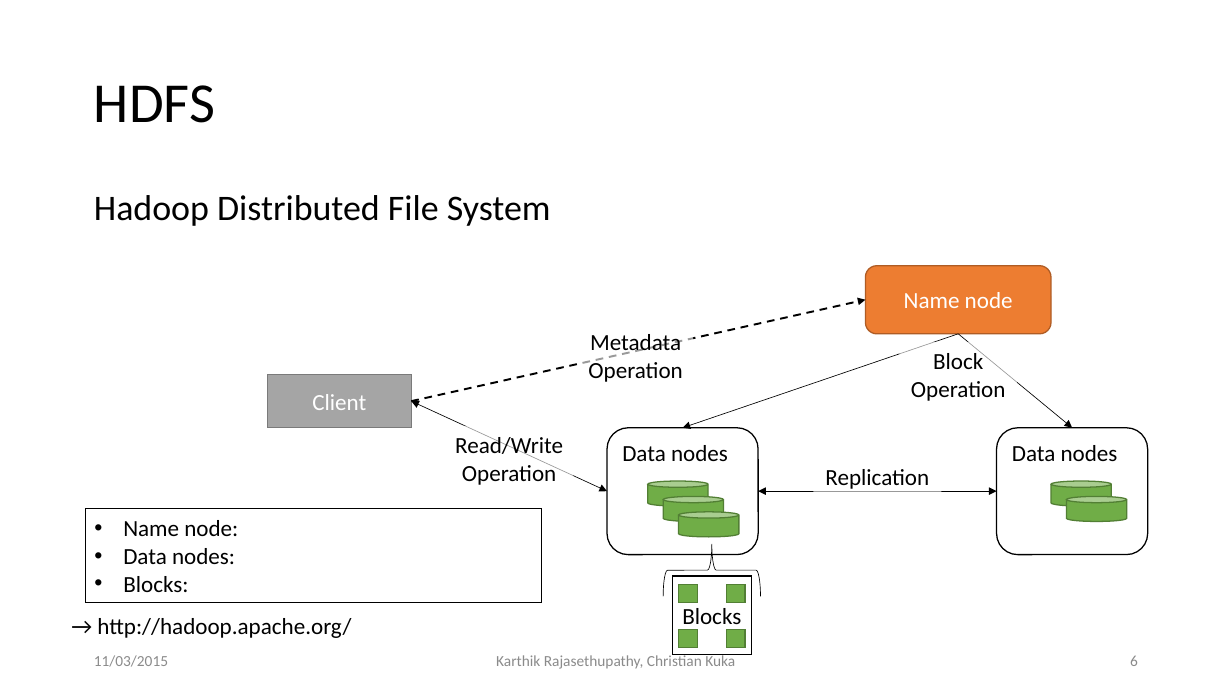
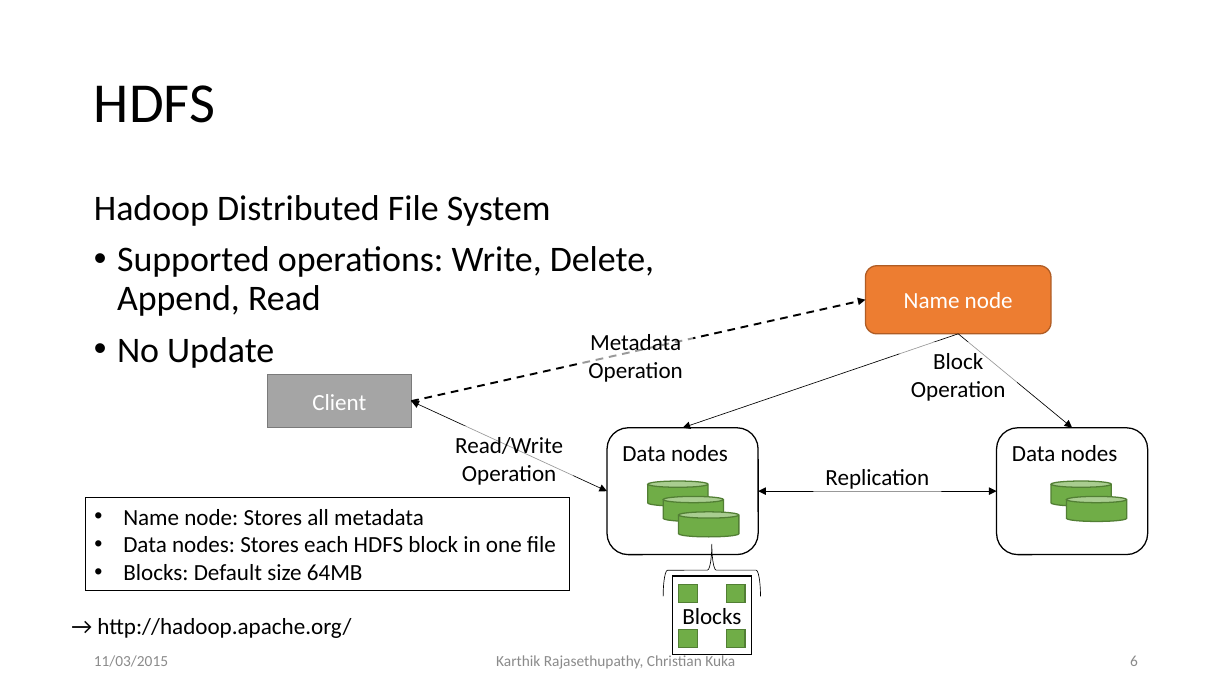
Before and after one commit to ckuka/SHDS, a slide deck: slide 6 of slides/ShanghaiDataScience_Master.pptx. Drawn at 1232x693 pixels with LibreOffice and Linux fonts; fonts in the diff are those of the drawing. Boxes give left, top, right and bottom in pixels: in the first picture for what was removed or moved away, otherwise in the second. Text is boxed around its words. In the diff, an @@ line names an element or a change of style, - is before the commit and + after.

```diff
--- a/slides/ShanghaiDataScience_Master.pptx
+++ b/slides/ShanghaiDataScience_Master.pptx
@@ text at (x1=117, y1=246, x2=654, y2=368): paragraphs added @@
+• Supported operations: Write, Delete, Append, Read
+• No Update
@@ rectangle "Name node: Stores all metadata" resized from (x1=85, y1=509, x2=542, y2=603) to (x1=85, y1=497, x2=569, y2=591) @@
@@ text in rectangle at (x1=123, y1=509, x2=556, y2=580): text changed @@
-• Name node:
-• Data nodes:
-• Blocks:
+• Name node: Stores all metadata
+• Data nodes: Stores each HDFS block in one file
+• Blocks: Default size 64MB
```
Also in this commit, not shown: 13 other slides changed, 6 slides added, 5 other files.
